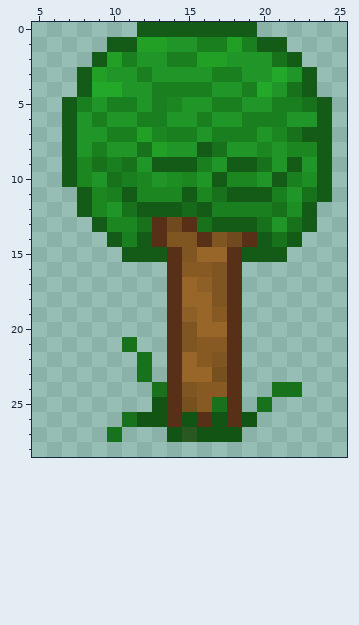
Two states of a pixel-art sprite, Game/resources/oak.png. The picture above was drawn from the file before the commit.
The file is 32x32 pixels. Colours within 5 levels of each other are drawn and written as one. Shown: x 5..25, y 0..28.
Once edited:
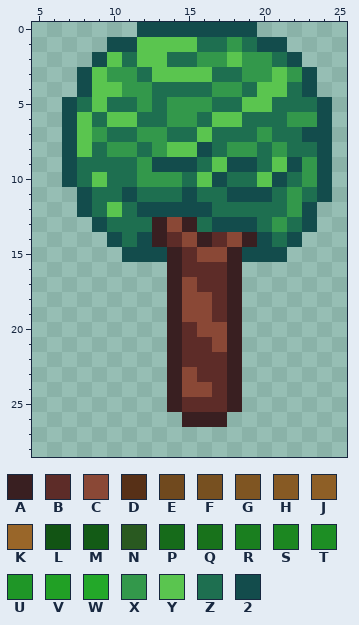
Palette (. is transparent): A #391f21  B #5d2c28  C #8a4836  D #573017  E #70491e  F #775020  G #7f5522  H #875a24  J #8e5f26  K #996629  L #125414  M #135b16  N #295920  P #166b1a  Q #18721b  R #1a7f1f  S #1c8721  T #1d8e24  U #1f9627  V #21a025  W #23a829  X #33984b  Y #5ac54f  Z #1e6f50  2 #134c4c
What changed:
Changed rows in their new state; - is an unchanged pixel.
first column x 7:
 0 -----22222222-----
 1 ---22YYYYZZXZ22---
 2 --2YZYYZZXXYXXZ2--
 3 -2YXXZYYYYZZXXYX2-
 4 -2YYXXZZZZXXZYYZ2-
 5 2ZYZZXZXXXZZYYZZZ2
 6 2YZYYZZXXZYYZZZXX2
 7 2YXZZXXZZYZZZXZZ22
 8 2YZXXZXYY2ZXXZXZZ2
 9 2ZZZZX222ZY22ZY2X2
10 2ZYZZXXXZY2ZZY2ZX2
11 -2ZZ2ZZZ2ZZ222ZXZ2
12 -2ZYZ22222ZZZZZX2-
13 --2ZZZACAZ222ZXZ2-
14 ---2Z2ABCABCA2Z2--
15 ----222ABCCA222---
16 -------ABBBA------
17 -------ACBBA------
18 -------ACCBA------
19 -------ACCBA------
20 -------ABCCA------
21 ----.--ABBCA------
22 -----.-ABBBA------
23 -----.-ACBBA------
24 ------.ACCBA--..--
25 ------.ABBBA-.----
26 ----....AAA..-----
27 ---.---.....------
Pixel boxes of the changes (left, top, right, bottom) in both pictures:
changed: (62, 22, 332, 442)
